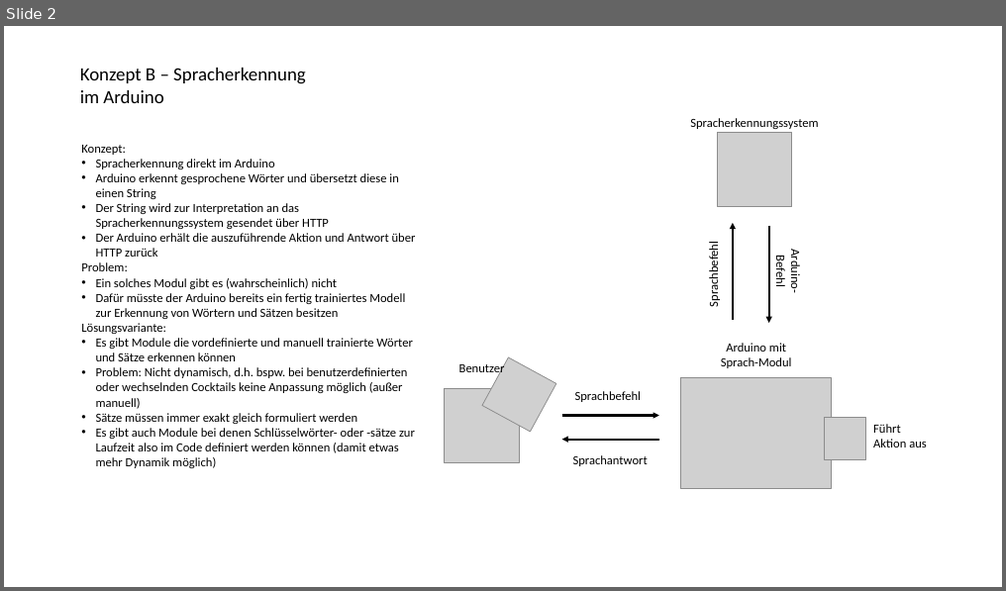
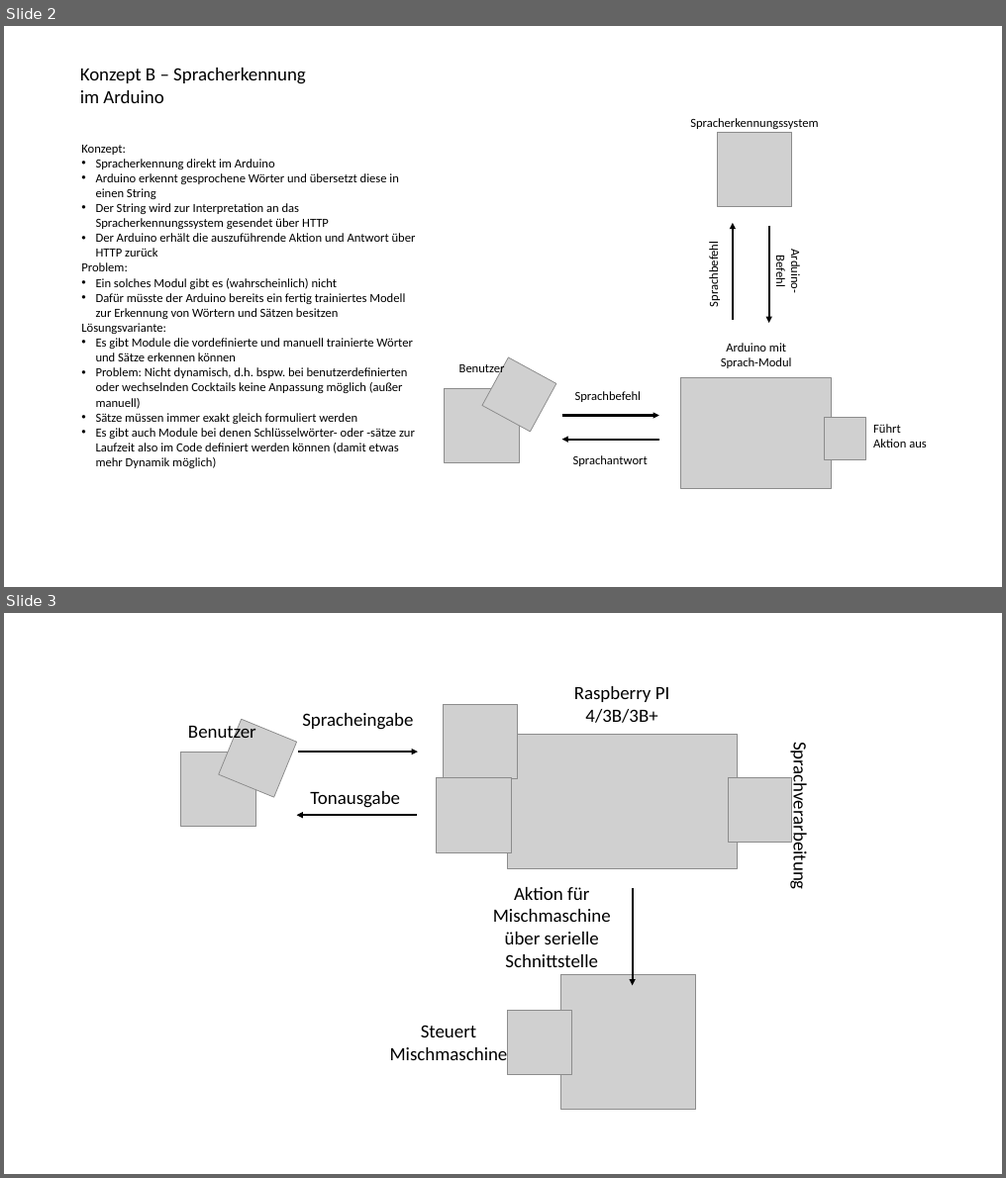
Before and after one commit to fgervasi-cell/Studienarbeit, a slide deck: Konzept_Diagramme/Diagramme.pptx. Shown one above the other, each under a label of ours: slide 2 before the commit, slides 2 and 3 after it. The pictures are 1006x591 and 1006x1178 pixels, drawn with LibreOffice and Linux fonts; fonts in the diff are those of the drawing; grey boxes stand for pictures. Boxes give left, top, right and bottom in pixels: in the first picture for what was removed or moved away, otherwise in the second. Text is boxed around its words. In the diff, an @@ line names an element or a change of style, - is before the commit and + after.

```diff
--- a/Konzept_Diagramme/Diagramme.pptx
+++ b/Konzept_Diagramme/Diagramme.pptx
@@ slide 3 added at <box>4,613,1002,1174</box>, background #FFFFFF @@
@@ group added at <box>181,686,812,1109</box>: 8 pictures, 7 texts, 3 arrows @@
+Benutzer
+Raspberry PI 4/3B/3B+
+Spracheingabe
+Tonausgabe
+Sprachverarbeitung
+Aktion für Mischmaschine über serielle Schnittstelle
+Steuert Mischmaschine
```
Also in this commit, not shown: 1 other file.
